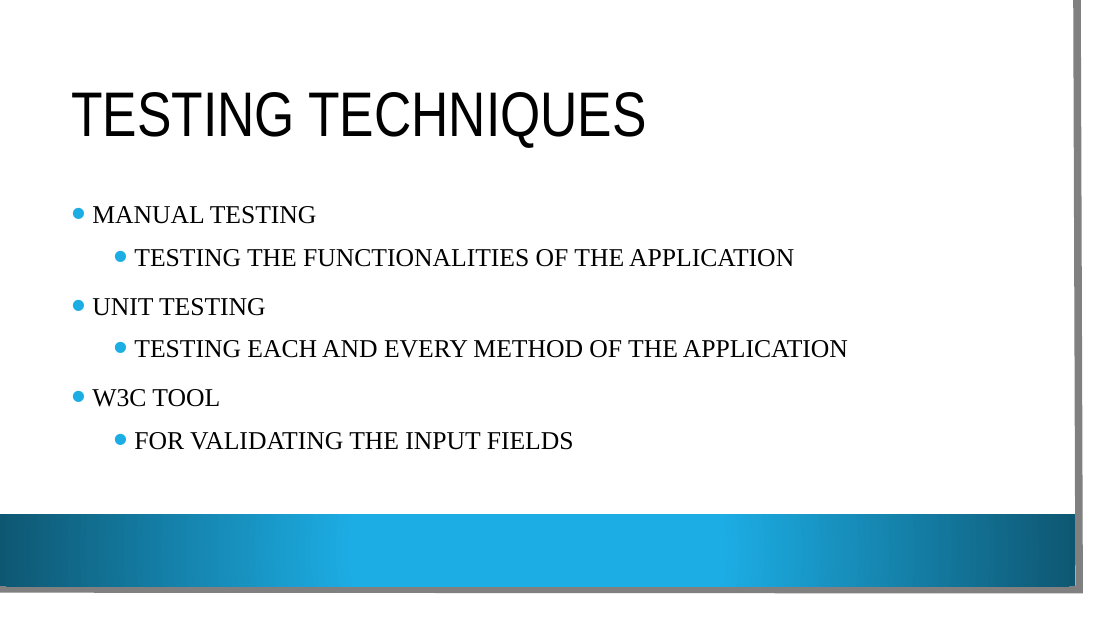
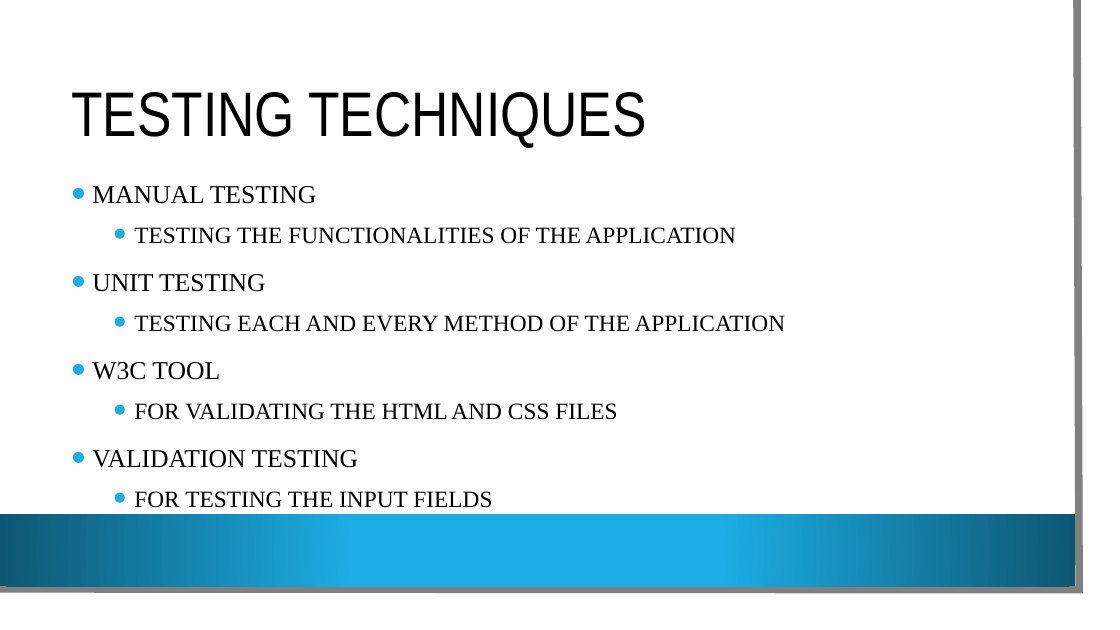
Before and after one commit to VamsiDevalla/Student-Attendance-Tracking, a slide deck: slide 14 of final ppt.pptx. Drawn at 1120x630 pixels with LibreOffice and Linux fonts; fonts in the diff are those of the drawing; background and template pictures are left out. Boxes give left, top, right and bottom in pixels: in the first picture for what was removed or moved away, otherwise in the second. Text is boxed around its words. In the diff, an @@ line names an element or a change of style, - is before the commit and + after.

```diff
--- a/final ppt.pptx
+++ b/final ppt.pptx
@@ text at bbox=[134, 227, 786, 332]: size 22 to 20 pt in "TESTING THE FUNCTIONALITIES OF THE APPLICATION", "TESTING EACH AND EVERY METHOD OF THE ..." @@
@@ text at bbox=[92, 403, 617, 508]: text changed; size 22 to 20 pt @@
-  • FOR VALIDATING THE INPUT FIELDS
+  • FOR VALIDATING THE HTML AND CSS FILES
+• VALIDATION TESTING
+  • FOR TESTING THE INPUT FIELDS
```
Also in this commit, not shown: 2 slides added.
